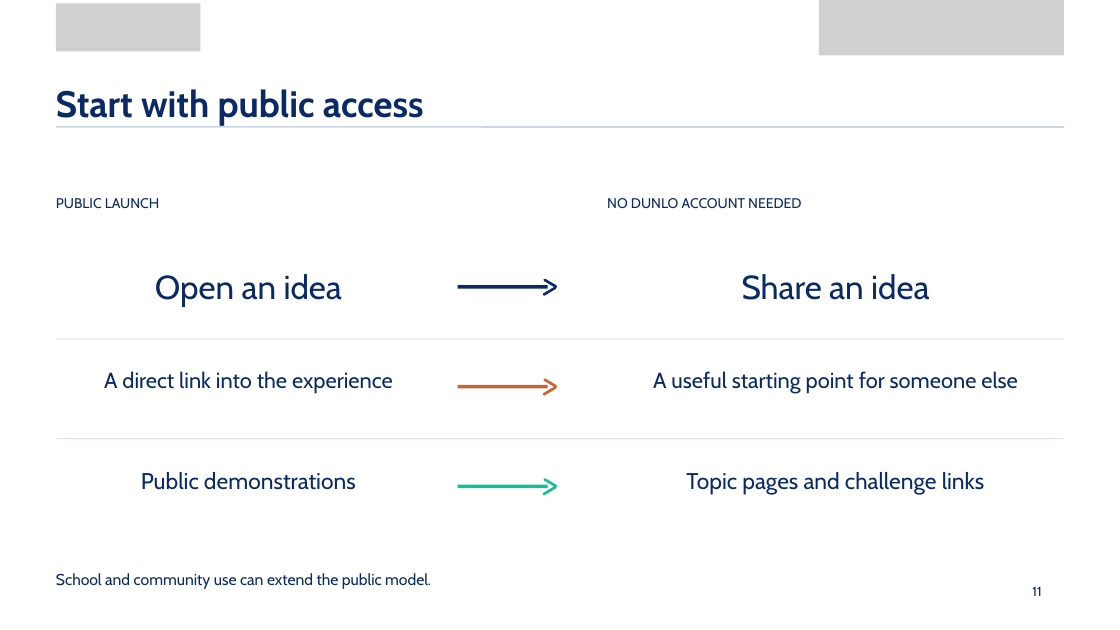
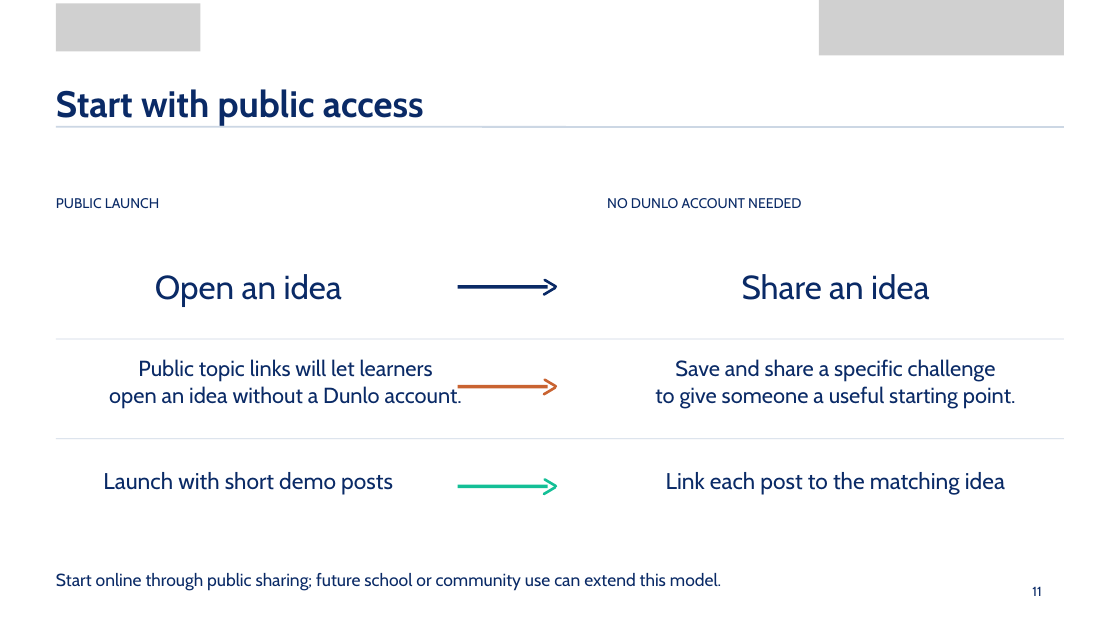
Before and after one commit to KhanAcademy-Backtrack/KhanAcademy-Backtrack-Demo, a slide deck: slide 11 of output/submission/Dunlo_KEIC_2026_Editable.pptx. Drawn at 1120x630 pixels with LibreOffice and Linux fonts; fonts in the diff are those of the drawing; grey boxes stand for pictures; background and template pictures are left out. Boxes give left, top, right and bottom in pixels: in the first picture for what was removed or moved away, otherwise in the second. Text is boxed around its words. In the diff, an @@ line names an element or a change of style, - is before the commit and + after.

Commit message:
Make Dunlo submission deck self-contained and restore research

```diff
--- a/output/submission/Dunlo_KEIC_2026_Editable.pptx
+++ b/output/submission/Dunlo_KEIC_2026_Editable.pptx
@@ text at bbox=[109, 359, 462, 409]: text changed @@
-A direct link into the experience
+Public topic links will let learners
+open an idea without a Dunlo account.
@@ text at bbox=[655, 359, 1016, 409]: text changed @@
-A useful starting point for someone else
+Save and share a specific challenge
+to give someone a useful starting point.
@@ text at bbox=[103, 472, 393, 495]: text changed @@
-Public demonstrations
+Launch with short demo posts
@@ text at bbox=[666, 472, 1005, 495]: text changed @@
-Topic pages and challenge links
+Link each post to the matching idea
@@ text at bbox=[56, 573, 721, 591]: text changed; size 13.5 to 15 pt @@
-School and community use can extend the public model.
+Start online through public sharing; future school or community use can extend this model.
```
Also in this commit, not shown: 7 other slides changed, 4 slides added, 4 slides removed, 5 other files.
